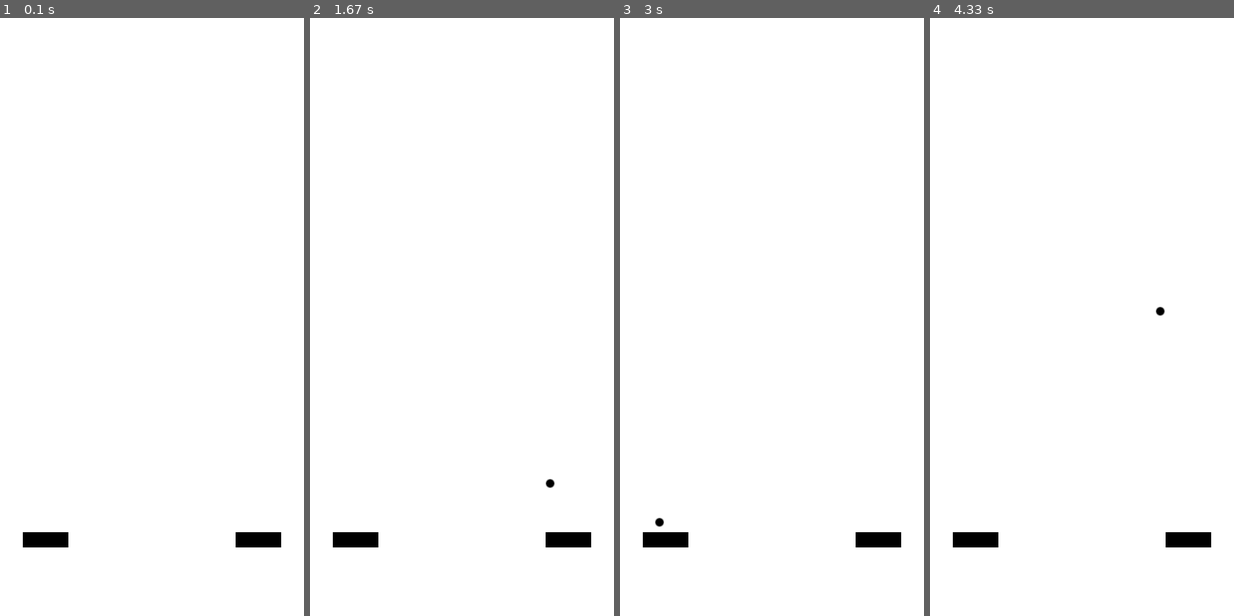
Above: before the commit, frames 1-4 (left to right).
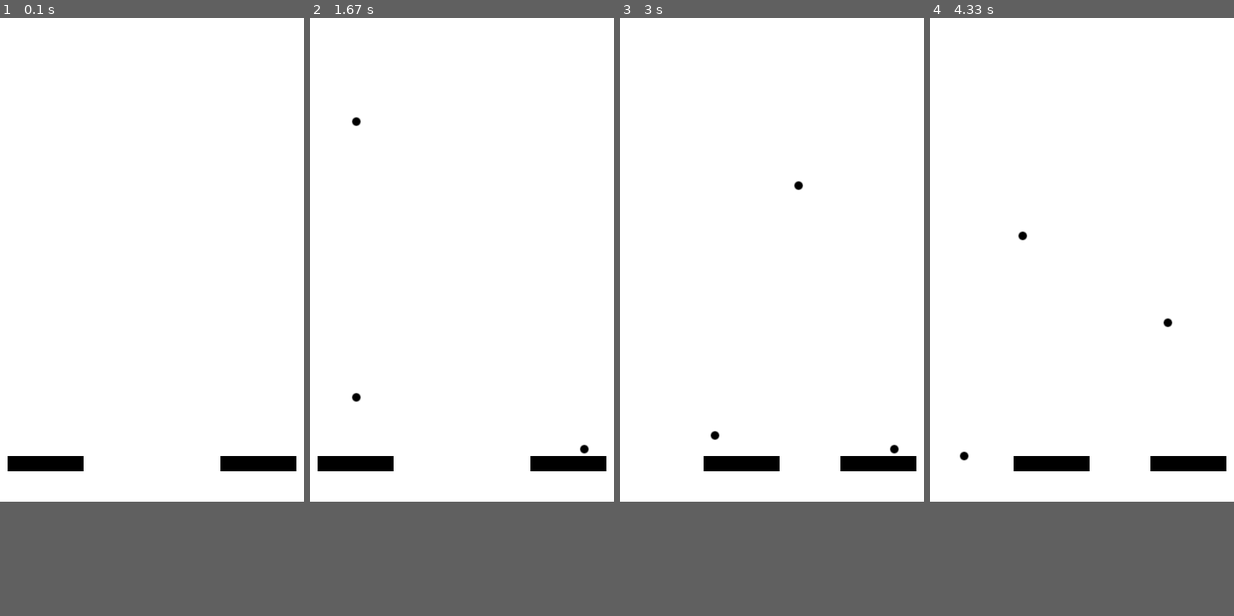
Above: after the commit, the same moments.

Repository: kondog/python_code
Game: pygame game, started from pygame/jugglingEmu/main.py
Two runs of this game, one before a commit and one after it. Both use one fixed random seed, a clock stepped at 60 frames per second and the inputs below. The source is Python 2; it was converted automatically to run under Python 3.
Inputs:
- Up to frame 1 (0.1 s): no input
- Up to frame 2 (1.67 s): hold Right 0.33-0.8 s; hold Right 0.83-1.3 s; hold Left from 1.33 s (still down)
- Up to frame 3 (3 s): release Left at 1.87 s; hold Right 2.33-2.97 s
- Up to frame 4 (4.33 s): hold Left 3-3.47 s; hold Right 3.5-3.97 s; hold Right from 4 s (still down)
In our replay, the window is 400x800 before the commit and 400x650 after it. These sizes can differ from the game's own. Grey fills any space a smaller window leaves; there, only what the larger window draws over its background counts as a difference.

The runs differ from the first frame. In frame 1, 2.0% of the frame differs, in the area x 2-98%, y 73-89%; in frame 2, 2.2%, in the area x 2-98%, y 16-89%; in frame 3, 2.2%; in frame 4, 2.2%.

Commit message:
大分それっぽく。サイトスワップ，射出間隔調整を実装完了。

Diff:
--- a/pygame/jugglingEmu/ball.py
+++ b/pygame/jugglingEmu/ball.py
@@ -14,6 +14,7 @@
         self._initSpeed_MAX = self.sysData.ballInitSpeed_MAX
         self._initSpeed_MIN = self.sysData.ballInitSpeed_MIN
         self._state         = self.sysData.stateIdle
+        self._shootTiming   = 0
     # Obj
     def setObj( self, imgStr ):
         self._ballObj = pygame.image.load( imgStr )
@@ -59,32 +60,58 @@
         self._state = stateNum
     def getState( self ):
         return self._state
-    def changeState( self ):
+    def changeState( self, ssContainer ):
         # 通常状態
         if self.sysData.stateIdle == self._state:
             self.setState( self.sysData.stateLeft2Right )
             self.setSpeedY( 0 )
-            self.setRect_pos( 340, 690 )
+            self.setRect_pos( self.sysData.rightBarX
+                            , self.sysData.barY - 10 )
         # 左から右
         elif self.sysData.stateLeft2Right == self.getState():
-            self.setState( self.sysData.stateRight2Left )
+            self._shootTiming = 0
+            self.setState( self.sysData.stateWait )
             # 衝突した時に左手から右手にワープ(Todo:ワープは変更したい)
-            self.setSpeedY( 0 )
-            self.setRect_pos( 340, 690 )
+            self.setSpeed( 0,0 )
+            self.setRect_pos( self.sysData.rightBarX + 20
+                            , self.sysData.barY - 20 )
+        # 待機状態
+        elif self.sysData.stateWait == self.getState():
+            if self._shootTiming > 25:
+                self._shootTiming = 0
+                self.setState( self.sysData.stateRight2Left )
+                self.setRect_pos( self.sysData.rightBarX
+                                , self.sysData.barY - 10 )
         # 右から左
         elif self.sysData.stateRight2Left == self.getState():
-            import random
-            self.setState( self.sysData.stateLeft2Right )
-            # HACK:横に飛ぶスピードを決定する
-            barDistance = self.sysData.rightBarX - self.sysData.leftBarX
-            while True:
-                initSpeed = - random.randint( 3, 20 )
-                if ( 10000 * barDistance / 3.2 ) % ( initSpeed *2 ) == 0:
-                    break
-            self.setSpeed(
-                     ( ( barDistance / 3.2 ) / ( initSpeed *2 ) )
-                    ,initSpeed )
-            print initSpeed
+            self.moveRight2Left( ssContainer )
+
+    #shootTiming
+    def getShootTiming( self ):
+        return self._shootTiming
+    def setShootTiming( self ):
+        self._shootTiming = self._shootTiming+1
+    shootTiming = property( getShootTiming, setShootTiming )
+    def shootTimingIncliment( self ):
+        self._shootTiming = self._shootTiming+1
+
+    def moveRight2Left( self, ssContainer ):
+        import random
+        import time
+        self.setState( self.sysData.stateLeft2Right )
+        # HACK:横に飛ぶスピードを決定する
+        # 発射時の初速度をサイトスワップに従って決定
+        siteswap = ssContainer.pull()
+        initSpeed = ssContainer.getInitSpeed( siteswap )
+
+        # ボールの着地点を決定
+        landingFlag = random.randint(0,1)
+
+        # 初速度とボールの着地点から横軸の速度を算出
+        xSpeed = ssContainer.getVx( siteswap, landingFlag )
+        self.setSpeed( -1.0*xSpeed ,-1.0*initSpeed )
+        print "moveRight2Left siteswap, xSpeed, initSpeed"
+        print str(siteswap) + ", " + str(xSpeed) + ", " + str(initSpeed)
 
     # 次のスクリーンのボールの位置を決定する
     def decideBallPosition( self, keyList, size):
@@ -96,6 +123,9 @@
             self._speed[0] = -self._speed[0]
         if self._ballrect.bottom >= size[1]:
             self._speed[1] = self._initSpeed
+        # 待機状態の時はボールを動かさない
+        if self.sysData.stateWait == self.getState():
+            pass
         # デフォルト動作
         else:
             self._speed[1] = self._speed[1] + self.sysData.accele
--- a/pygame/jugglingEmu/bar.py
+++ b/pygame/jugglingEmu/bar.py
@@ -1,6 +1,8 @@
 # -*- coding:utf-8 -*-
 
 import pygame
+from pygame.locals import *
+from systemData    import SysData
 
 class BarObj():
     def __init__( self ):
@@ -10,6 +12,7 @@
         self._barrect       = None
         self._initSpeed_MAX = None
         self._initSpeed_MIN = None
+        self.sysData = SysData()
 
     def setObj( self, objPath ):
         self._barObj = pygame.image.load( objPath )
@@ -21,3 +24,8 @@
         return self._barrect
     def setRect_pos( self, posx, posy ):
         self._barrect = self._barObj.get_rect( center = (posx, posy ))
+    def moveAs2Key( self, keyList ):
+        if keyList[K_LEFT]:
+            self.setRect_pos( self.sysData.leftBarX, self.sysData.barY )
+        if keyList[K_RIGHT]:
+            self.setRect_pos( self.sysData.leftBarX + 100, self.sysData.barY )
--- /dev/null
+++ b/pygame/jugglingEmu/doc/_build/html/_sources/BallMove.txt
@@ -0,0 +1,110 @@
+=========================
+ボールの動き等の設計
+=========================
+
+:著者: kondog
+
+ボールの状態
+============
+
+ボールはこのソフト上で
+下記の状態遷移表に従う。
+
+.. table:: 状態遷移表
+
+    =========== =================== ===========
+    状態        意味                次状態
+    =========== =================== ===========
+    初期状態    動作直後の状態      左から右
+    左から右    手渡し              待機状態
+    待機状態    待ち合わせ中        右から左
+    右から左    ボール投げ上げ      左から右
+    =========== =================== ===========
+
+.. note::
+
+    | 待機状態で一定フレーム待った後、
+    | 右から左へ状態移行する。
+    | これによってボールは常に一定間隔を保持する。
+
+ボールの動作
+============
+
+初速度vy0,横向速度vxを直値で与えて
+右手左手の幅lに合わせて落ちるようにする。
+
+.. note::
+
+    | ホントはvy0に合わせてvxは
+    | 動的に決定するようにしたいけどできなかったので直値で。。。
+    | 計算式は一度求めたが上手くいかなかった。
+    | 本ドキュメントのソースにてコメントアウト中。
+
+.. ボールの投げ上げ～着地までの動きは下記を満たす(はず)。
+..
+.. .. math::
+..
+..     l = vx * t
+..
+..     t = sum^{n=\frac{vy0}{g}}_{n=0}vy0-ng
+..
+.. .. table:: 変数定義
+..
+..     ======= =========================
+..     変数名  意味
+..     ======= =========================
+..     l       右手左手間の距離
+..     vx      ボールの横向きの速度
+..     t       ボールの滞空時間
+..     vy0     ボールの縦向きの初速度
+..     g       重力加速度
+..     ======= =========================
+..
+.. ここで、lは定数なので1番目の式をvxの関数に変更し、
+.. 重力加速度をg=1とすると
+..
+.. .. math::
+..
+..     vx = \frac{l}{t}
+..
+..     t = sum^{n=vy0}_{n=0}vy0-n
+..
+.. これを解いて
+..
+.. .. math::
+..
+..     vx = \frac{2*l}{vy0*(vy0-1)}
+
+vy0は3種類、lは2種類用意する。
+
+手の幅について
+--------------
+
+右手のみ動作する。
+右手の右側、右手の左側の2パターン。
+
+ボールの高さについて
+--------------------
+
+| 3段階(high,middle,low)がサイトスワップに矛盾しないよう選択される。
+| 現段階ではフォローするのはシャワーパターンの簡単なもののみ。
+| 51
+| 7131
+| 913131
+
+.. note::
+
+    TODO:
+        サイトスワップ的に矛盾しないよう自動で計算したい。
+        あとシャワーパターンだけじゃなく両手でガンガン投げる
+        ようにしたい。
+
+ボールの間隔
+============
+
+| ボールとボールの間隔を
+| 手から離れた後のフレーム数で
+| 管理する。
+| ボールAが右手から射出された後、
+| ボールBは一定フレーム数分待ってから
+| 射出される。
--- /dev/null
+++ b/pygame/jugglingEmu/doc/_build/html/_sources/architecture.txt
@@ -0,0 +1,15 @@
+=========================
+Expert Python Programming
+=========================
+
+:著者: Tarek
+:出版社: Packt Publishing
+
+内容
+====
+
+Pythonのエキスパート向けの本。Pythonの内部のアルゴリズムにも言及しつつ
+マニアックな文法の適切な使い方の紹介に始まり、アジャイルソフトウェア開発
+をPythonで行うためのテストツール、継続的インテグレーションのツールなどの
+紹介や、よりよいプログラムのための、Pythonのためのデザインパターン、
+パフォーマンスチューニングなど、幅広く、深い内容の本。
--- /dev/null
+++ b/pygame/jugglingEmu/doc/_build/html/_sources/index.txt
@@ -0,0 +1,27 @@
+.. juggleEmu documentation master file, created by
+   sphinx-quickstart on Tue Apr 30 14:26:52 2013.
+   You can adapt this file completely to your liking, but it should at least
+   contain the root `toctree` directive.
+
+Welcome to juggleEmu's documentation!
+=====================================
+
+juggleEmuとは？
+===============
+| juggleEmuはジャグリングゲームです。
+| 大体のイメージは `任天堂のあれ <http://blogs.yahoo.co.jp/showagamer/21613986.html>`_ と同じ。
+| サイトスワップを使用したジャグリングゲームができたら面白かろうと思って作成中。
+
+Contents:
+
+.. toctree::
+   :maxdepth: 2
+
+   BallMove
+
+Indices and tables
+==================
+
+* :ref:`genindex`
+* :ref:`modindex`
+* :ref:`search`
--- /dev/null
+++ b/pygame/jugglingEmu/doc/conf.py
@@ -0,0 +1,242 @@
+# -*- coding: utf-8 -*-
+#
+# juggleEmu documentation build configuration file, created by
+# sphinx-quickstart on Tue Apr 30 14:26:52 2013.
+#
+# This file is execfile()d with the current directory set to its containing dir.
+#
+# Note that not all possible configuration values are present in this
+# autogenerated file.
+#
+# All configuration values have a default; values that are commented out
+# serve to show the default.
+
+import sys, os
+
+# If extensions (or modules to document with autodoc) are in another directory,
+# add these directories to sys.path here. If the directory is relative to the
+# documentation root, use os.path.abspath to make it absolute, like shown here.
+#sys.path.insert(0, os.path.abspath('.'))
+
+# -- General configuration -----------------------------------------------------
+
+# If your documentation needs a minimal Sphinx version, state it here.
+#needs_sphinx = '1.0'
+
+# Add any Sphinx extension module names here, as strings. They can be extensions
+# coming with Sphinx (named 'sphinx.ext.*') or your custom ones.
+extensions = []
+
+# Add any paths that contain templates here, relative to this directory.
+templates_path = ['_templates']
+
+# The suffix of source filenames.
+source_suffix = '.rst'
+
+# The encoding of source files.
+#source_encoding = 'utf-8-sig'
+
+# The master toctree document.
+master_doc = 'index'
+
+# General information about the project.
+project = u'juggleEmu'
+copyright = u'2013, kondog'
+
+# The version info for the project you're documenting, acts as replacement for
+# |version| and |release|, also used in various other places throughout the
+# built documents.
+#
+# The short X.Y version.
+version = '0.1'
+# The full version, including alpha/beta/rc tags.
+release = '0.1'
+
+# The language for content autogenerated by Sphinx. Refer to documentation
+# for a list of supported languages.
+#language = None
+
+# There are two options for replacing |today|: either, you set today to some
+# non-false value, then it is used:
+#today = ''
+# Else, today_fmt is used as the format for a strftime call.
+#today_fmt = '%B %d, %Y'
+
+# List of patterns, relative to source directory, that match files and
+# directories to ignore when looking for source files.
+exclude_patterns = ['_build']
+
+# The reST default role (used for this markup: `text`) to use for all documents.
+#default_role = None
+
+# If true, '()' will be appended to :func: etc. cross-reference text.
+#add_function_parentheses = True
+
+# If true, the current module name will be prepended to all description
+# unit titles (such as .. function::).
+#add_module_names = True
+
+# If true, sectionauthor and moduleauthor directives will be shown in the
+# output. They are ignored by default.
+#show_authors = False
+
+# The name of the Pygments (syntax highlighting) style to use.
+pygments_style = 'sphinx'
+
+# A list of ignored prefixes for module index sorting.
+#modindex_common_prefix = []
+
+
+# -- Options for HTML output ---------------------------------------------------
+
+# The theme to use for HTML and HTML Help pages.  See the documentation for
+# a list of builtin themes.
+html_theme = 'default'
+
+# Theme options are theme-specific and customize the look and feel of a theme
+# further.  For a list of options available for each theme, see the
+# documentation.
+#html_theme_options = {}
+
+# Add any paths that contain custom themes here, relative to this directory.
+#html_theme_path = []
+
+# The name for this set of Sphinx documents.  If None, it defaults to
+# "<project> v<release> documentation".
+#html_title = None
+
+# A shorter title for the navigation bar.  Default is the same as html_title.
+#html_short_title = None
+
+# The name of an image file (relative to this directory) to place at the top
+# of the sidebar.
+#html_logo = None
+
+# The name of an image file (within the static path) to use as favicon of the
+# docs.  This file should be a Windows icon file (.ico) being 16x16 or 32x32
+# pixels large.
+#html_favicon = None
+
+# Add any paths that contain custom static files (such as style sheets) here,
+# relative to this directory. They are copied after the builtin static files,
+# so a file named "default.css" will overwrite the builtin "default.css".
+html_static_path = ['_static']
+
+# If not '', a 'Last updated on:' timestamp is inserted at every page bottom,
+# using the given strftime format.
+#html_last_updated_fmt = '%b %d, %Y'
+
+# If true, SmartyPants will be used to convert quotes and dashes to
+# typographically correct entities.
+#html_use_smartypants = True
+
+# Custom sidebar templates, maps document names to template names.
+#html_sidebars = {}
+
+# Additional templates that should be rendered to pages, maps page names to
+# template names.
+#html_additional_pages = {}
+
+# If false, no module index is generated.
+#html_domain_indices = True
+
+# If false, no index is generated.
+#html_use_index = True
+
+# If true, the index is split into individual pages for each letter.
+#html_split_index = False
+
+# If true, links to the reST sources are added to the pages.
+#html_show_sourcelink = True
+
+# If true, "Created using Sphinx" is shown in the HTML footer. Default is True.
+#html_show_sphinx = True
+
+# If true, "(C) Copyright ..." is shown in the HTML footer. Default is True.
+#html_show_copyright = True
+
+# If true, an OpenSearch description file will be output, and all pages will
+# contain a <link> tag referring to it.  The value of this option must be the
+# base URL from which the finished HTML is served.
+#html_use_opensearch = ''
+
+# This is the file name suffix for HTML files (e.g. ".xhtml").
+#html_file_suffix = None
+
+# Output file base name for HTML help builder.
+htmlhelp_basename = 'juggleEmudoc'
+
+
+# -- Options for LaTeX output --------------------------------------------------
+
+latex_elements = {
+# The paper size ('letterpaper' or 'a4paper').
+#'papersize': 'letterpaper',
+
+# The font size ('10pt', '11pt' or '12pt').
+#'pointsize': '10pt',
+
+# Additional stuff for the LaTeX preamble.
+#'preamble': '',
+}
+
+# Grouping the document tree into LaTeX files. List of tuples
+# (source start file, target name, title, author, documentclass [howto/manual]).
+latex_documents = [
+  ('index', 'juggleEmu.tex', u'juggleEmu Documentation',
+   u'kondog', 'manual'),
+]
+
+# The name of an image file (relative to this directory) to place at the top of
+# the title page.
+#latex_logo = None
+
+# For "manual" documents, if this is true, then toplevel headings are parts,
+# not chapters.
+#latex_use_parts = False
+
+# If true, show page references after internal links.
+#latex_show_pagerefs = False
+
+# If true, show URL addresses after external links.
+#latex_show_urls = False
+
+# Documents to append as an appendix to all manuals.
+#latex_appendices = []
+
+# If false, no module index is generated.
+#latex_domain_indices = True
+
+
+# -- Options for manual page output --------------------------------------------
+
+# One entry per manual page. List of tuples
+# (source start file, name, description, authors, manual section).
+man_pages = [
+    ('index', 'juggleemu', u'juggleEmu Documentation',
+     [u'kondog'], 1)
+]
+
+# If true, show URL addresses after external links.
+#man_show_urls = False
+
+
+# -- Options for Texinfo output ------------------------------------------------
+
+# Grouping the document tree into Texinfo files. List of tuples
+# (source start file, target name, title, author,
+#  dir menu entry, description, category)
+texinfo_documents = [
+  ('index', 'juggleEmu', u'juggleEmu Documentation',
+   u'kondog', 'juggleEmu', 'One line description of project.',
+   'Miscellaneous'),
+]
+
+# Documents to append as an appendix to all manuals.
+#texinfo_appendices = []
+
+# If false, no module index is generated.
+#texinfo_domain_indices = True
+
+# How to display URL addresses: 'footnote', 'no', or 'inline'.
+#texinfo_show_urls = 'footnote'
--- a/pygame/jugglingEmu/main.py
+++ b/pygame/jugglingEmu/main.py
@@ -38,26 +38,7 @@
                     sysData.screenSizeY)
     screen.setDisplay( )
 
-    ball1 = BallObj()
-    ball1.setSpeed( 0, 0 )
-    ball1.setObj( sysData.ballBmp )
-    ball1.setRect_pos( 60, -100 )
-
-#    ball2 = BallObj()
-#    ball2.setSpeed( 0, 0 )
-#    ball2.setObj( sysData.ballBmp )
-#    ball2.setRect_pos( 340, 100 )
-#
-#    ball3 = BallObj()
-#    ball3.setSpeed( 0, 0 )
-#    ball3.setObj( sysData.ballBmp )
-#    ball3.setRect_pos( 60, 350 )
-
-    balls = [
-             ball1
-#            ,ball2
-#            ,ball3
-            ]
+    balls = []
 
     barLeft = BarObj()
     barLeft.setObj( sysData.barBmp)
@@ -69,20 +50,46 @@
 
     mediator = Mediator()
 
+    ballMakeTiming  = 0
+    ballShootTiming = 0
     while True:
         time.sleep(sysData.waitTime)
         for event in pygame.event.get():
             if event.type == pygame.QUIT: sys.exit()
 
+        # ボール生成部分
+        # TODO: ボール生成個数とボール射出タイミングはsysDataに移動
+        if len(balls) < 3:
+            ballMakeTiming = ballMakeTiming + 1
+            if ballMakeTiming > 22:
+                ball = BallObj()
+                ball.setSpeed( 0, 0 )
+                ball.setObj( sysData.ballBmp )
+                ball.setRect_pos( 60,-100 )
+                balls.append( ball )
+                ballMakeTiming = 0
+
+        # ボールの次のフレームの動作
         for ball in balls:
-            ball.ballMove( )
+            ball.ballMove()
             ball.decideBallPosition(pygame.key.get_pressed(), screen.getSize() )
         #print balls[0].getBallrect()
+
         # ボールとバーが衝突した際の動作
         for ball in balls:
             mediator.judgeConflictBallAndBar( ball, barRight )
             mediator.judgeConflictBallAndBar( ball, barLeft )
 
+        # ボールの射出間隔調整
+        for ball in balls:
+            if ball.getState() == sysData.stateWait:
+                ball.shootTimingIncliment()
+                break
+
+        # キーが押されたときバーを移動
+        barLeft.moveAs2Key( pygame.key.get_pressed())
+
+        # 表示
         screen.displayFill( white )
         for ball in balls:
             screen.displayBlit( ball.getObj(), ball.getBallrect() )
--- a/pygame/jugglingEmu/objMediator.py
+++ b/pygame/jugglingEmu/objMediator.py
@@ -2,10 +2,13 @@
 
 from ball import BallObj
 from bar  import BarObj
+from siteswapContainer import SiteSwapContainer
+from systemData import SysData
 
 class Mediator():
     def __init__(self):
-        pass
+       self.sysData  = SysData()
+       self.siteswap = SiteSwapContainer()
     # ボールとバーが衝突した際の動作を定義
     def isBallAndBarConflict(self, ball, bar ):
         # ボールとバーの距離算出
@@ -22,5 +25,7 @@
 
     # ボールとバーが衝突したかどうかを判定し動作を決定する。
     def judgeConflictBallAndBar( self, ball, bar ):
-        if self.isBallAndBarConflict( ball.getBallrect(), bar.getRect() ):
-            ball.changeState( )
+        if ball.getState() == self.sysData.stateWait:
+            ball.changeState( self.siteswap )
+        elif self.isBallAndBarConflict( ball.getBallrect(), bar.getRect() ):
+            ball.changeState( self.siteswap )
--- /dev/null
+++ b/pygame/jugglingEmu/siteswapContainer.py
@@ -0,0 +1,54 @@
+# -*- coding:utf-8 -*-
+
+import pygame
+from systemData    import SysData
+
+class SiteSwapContainer():
+    def __init__( self ):
+        self._siteswap = [5]
+
+        # ボールの初速度はサイトスワップの配列
+        self._initSpeed = { 3:  5.0
+                           ,5: 10.0
+                           ,7: 15.0
+                           ,9: 20.0 }
+
+        # vxはサイトスワップとボール着地点の2次元配列
+        self._vx = [[0 for j in range(2)] for i in range(10) ]
+        self._vx[3][0] = 8.0
+        self._vx[3][1] = 5.0
+        self._vx[5][0] = 4.0
+        self._vx[5][1] = 3.0
+        self._vx[7][0] = 3.0
+        self._vx[7][1] = 2.0
+        self._vx[9][0] = 2.0
+        self._vx[9][1] = 1.5
+
+    def getSiteswap(self):
+        return self._siteswap
+    siteswap = property( getSiteswap )
+    def getInitSpeed( self, siteswap ):
+        return self._initSpeed[siteswap]
+    def getVx( self, siteswap, landingFlag ):
+        return self._vx[siteswap][landingFlag]
+
+    # サイトスワップリストを作成する
+    def makeContainer(self, option):
+        if option == 1:
+            self._siteswap = [5,5,5]
+        elif option == 2:
+            #self._siteswap = [5,5,5]
+            self._siteswap = [7,3]
+        elif option == 3:
+            #self._siteswap = [5,5,5]
+            self._siteswap = [9,3,3]
+
+    # サイトスワップリストからpullする
+    # リストがなくなった場合補充する
+    def pull( self ):
+        returnValue = self._siteswap[0]
+        del self._siteswap[0]
+        if len(self._siteswap) == 0:
+            import random
+            self.makeContainer( random.randint( 1, 3 ))
+        return returnValue
--- a/pygame/jugglingEmu/systemData.py
+++ b/pygame/jugglingEmu/systemData.py
@@ -10,10 +10,10 @@
         self._ballInitSpeed_MIN = 0
         self._leftBarX          = 60
         self._rightBarX         = 340
-        self._barY              = 700
+        self._screenSizeY       = 650
+        self._barY              = self._screenSizeY - 50
         self._screenColor       = 255,255,255
         self._screenSizeX       = 400
-        self._screenSizeY       = 800
         self._ballBmp           = "img/ball.bmp"
         self._barBmp            = "img/bar.bmp"
         self._warpBMP           = "img/warp.bmp"
@@ -21,8 +21,9 @@
         self._accele            = 0.3
         # 状態設定値
         self._stateIdle         = 0
-        self._stateLeft2Right    = 1
-        self._stateRight2Left    = -1
+        self._stateWait         = 1
+        self._stateLeft2Right   = 2
+        self._stateRight2Left   = 3
     def getBallInitSpeed(self):
         return self._ballInitSpeed
     def getBallSpeed(self):
@@ -55,6 +56,8 @@
         return self._accele
     def getStateIdle( self ):
         return self._stateIdle
+    def getStateWait( self ):
+        return self._stateWait
     def getStateLeft2Right( self ):
         return self._stateLeft2Right
     def getStateRight2Left( self ):
@@ -75,5 +78,6 @@
     waitTime          = property( getScreenWait )
     accele            = property( getAccele )
     stateIdle         = property( getStateIdle )
+    stateWait         = property( getStateWait )
     stateLeft2Right   = property( getStateLeft2Right )
     stateRight2Left   = property( getStateRight2Left )
--- /dev/null
+++ b/pygame/jugglingEmu/test/testSiteswapContainer.py
@@ -0,0 +1,25 @@
+# -*- coding:utf-8 -*-
+
+import pygame
+import sys,os
+sys.path.append( os.pardir )
+import unittest
+from siteswapContainer import SiteSwapContainer
+
+class TestFunctions( unittest.TestCase ):
+    def testMakeContainer(self):
+        ssc = SiteSwapContainer()
+        ssc.makeContainer(1)
+        self.assertTrue( ssc.siteswap == [5,5,5] )
+    def testPull(self):
+        ssc = SiteSwapContainer()
+        ssc.makeContainer( 1 )
+        self.assertTrue( ssc.pull() == 5 )
+        self.assertTrue( ssc.siteswap == [5,5] )
+        ssc.pull()
+        ssc.pull()
+        print "★ 何か値が出てればいい★ "
+        print ssc.siteswap
+
+if __name__ == "__main__":
+    unittest.main()
Not shown, added: pygame/jugglingEmu/doc/Makefile
Binary file added: pygame/jugglingEmu/doc/_build/doctrees/environment.pickle
Binary file added: pygame/jugglingEmu/doc/_build/html/_static/ajax-loader.gif
Binary file added: pygame/jugglingEmu/doc/_build/html/_static/comment-bright.png
Binary file added: pygame/jugglingEmu/doc/_build/html/_static/comment-close.png
Binary file added: pygame/jugglingEmu/doc/_build/html/_static/comment.png
Binary file added: pygame/jugglingEmu/doc/_build/html/_static/down-pressed.png
Binary file added: pygame/jugglingEmu/doc/_build/html/_static/down.png
Binary file added: pygame/jugglingEmu/doc/_build/html/_static/file.png
Binary file added: pygame/jugglingEmu/doc/_build/html/_static/minus.png
Binary file added: pygame/jugglingEmu/doc/_build/html/_static/plus.png
Binary file added: pygame/jugglingEmu/doc/_build/html/_static/up-pressed.png
(and 30 more such lines)
